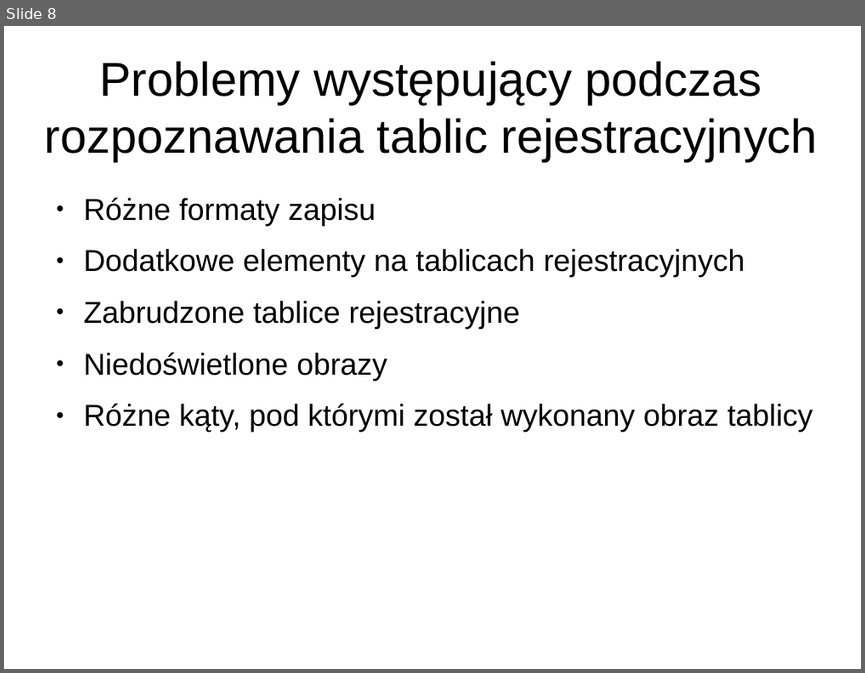
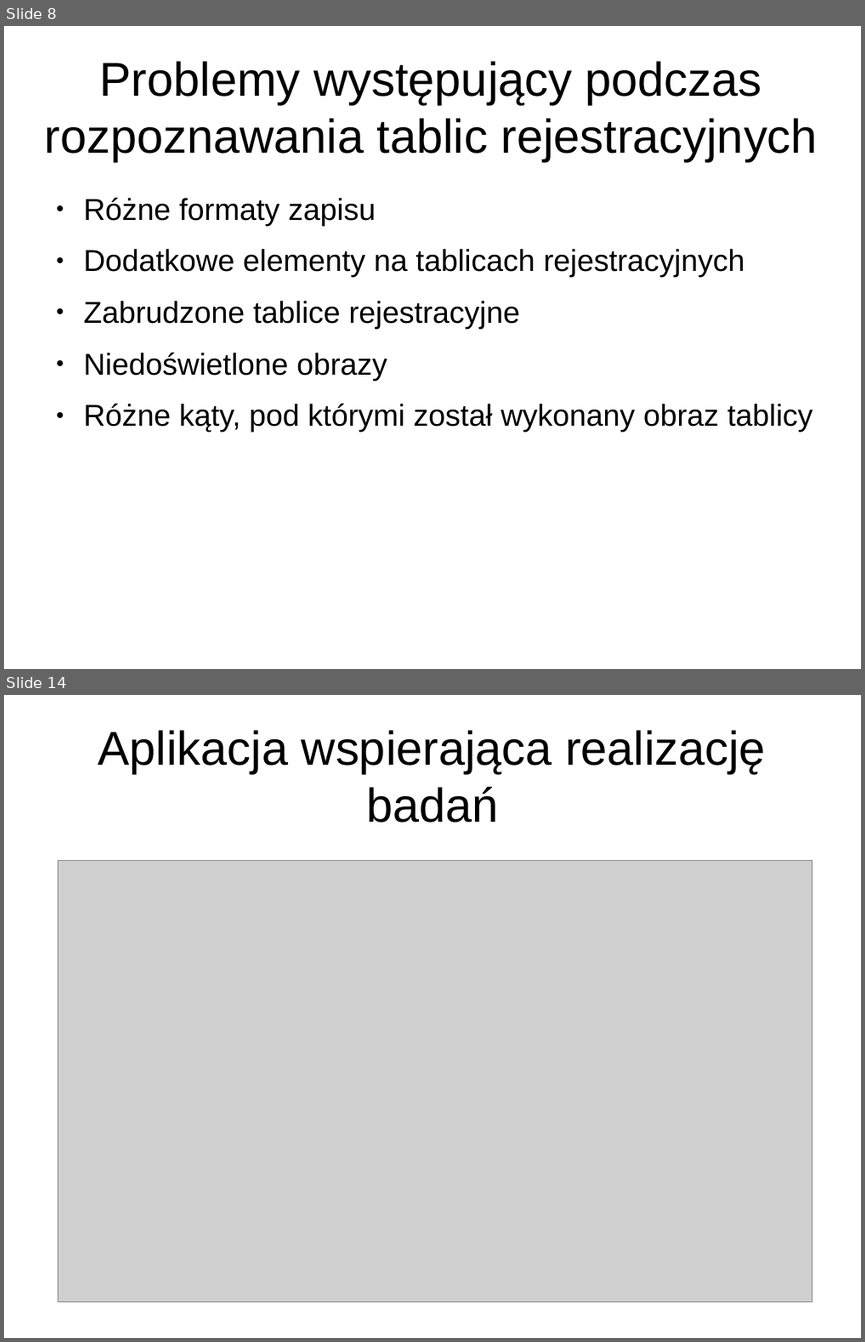
Before and after one commit to loganek/number-plate-recognition, a slide deck: doc/presentations/final-presentation.odp. Shown one above the other, each under a label of ours: slide 8 before the commit, slides 8 and 14 after it; the slides between them are not shown. The pictures are 865x673 and 865x1342 pixels, drawn with LibreOffice and Linux fonts; fonts in the diff are those of the drawing; grey boxes stand for pictures. Boxes give left, top, right and bottom in pixels: in the first picture for what was removed or moved away, otherwise in the second. Text is boxed around its words. In the diff, an @@ line names an element or a change of style, - is before the commit and + after.

```diff
--- a/doc/presentations/final-presentation.odp
+++ b/doc/presentations/final-presentation.odp
@@ slide 14 added at [4,695,861,1338], background #FFFFFF @@
@@ title added at [98,730,766,823], 44 pt, text #000000 @@
+Aplikacja wspierająca realizację badań
@@ picture added at [58,860,812,1301] @@
```
Also in this commit, not shown: 4 slides changed, 5 other slides added.
